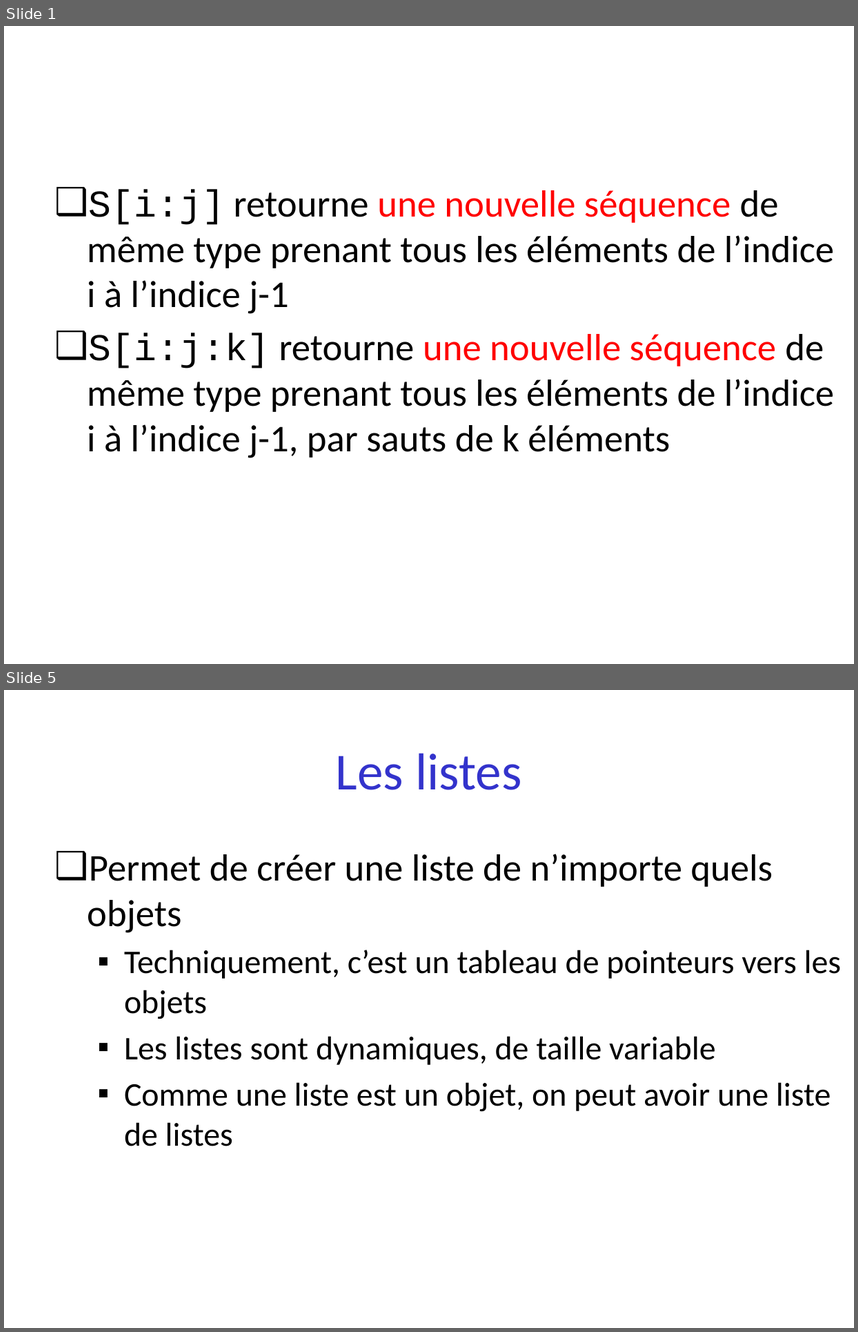
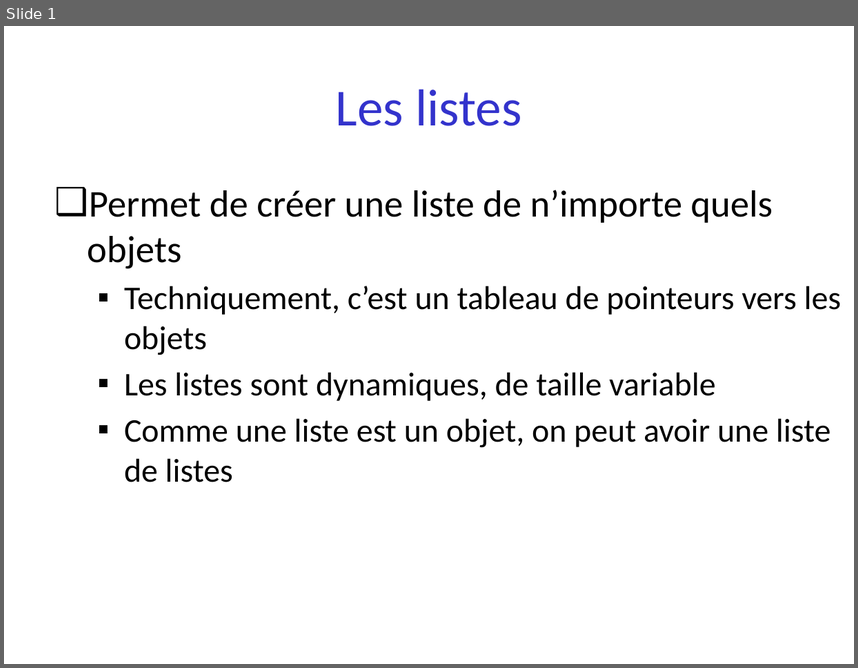
Before and after one commit to parmentelat/flotpython-archive, a slide deck: semaine2/semaine2-3.pptx. Shown one above the other, each under a label of ours: slides 1 and 5 before the commit, slide 1 after it; the slides between them are not shown. The pictures are 858x1332 and 858x668 pixels, drawn with LibreOffice and Linux fonts; fonts in the diff are those of the drawing. Boxes give left, top, right and bottom in pixels: in the first picture for what was removed or moved away, otherwise in the second. Text is boxed around its words. In the diff, an @@ line names an element or a change of style, - is before the commit and + after.

```diff
--- a/semaine2/semaine2-3.pptx
+++ b/semaine2/semaine2-3.pptx
@@ slide 1 removed at [4, 26, 854, 664], background #FFFFFF @@
@@ text removed at [87, 190, 834, 458] @@
-❑ S[i:j] retourne une nouvelle séquence de même type prenant tous les éléments de l’indice i à l’indice j-1
-❑ S[i:j:k] retourne une nouvelle séquence de même type prenant tous les éléments de l’indice i à l’indice j-1, par sauts de k éléments
@@ what was slide 5 is now slide 1 @@
```
Also in this commit, not shown: 3 other slides removed, 5 other files.
